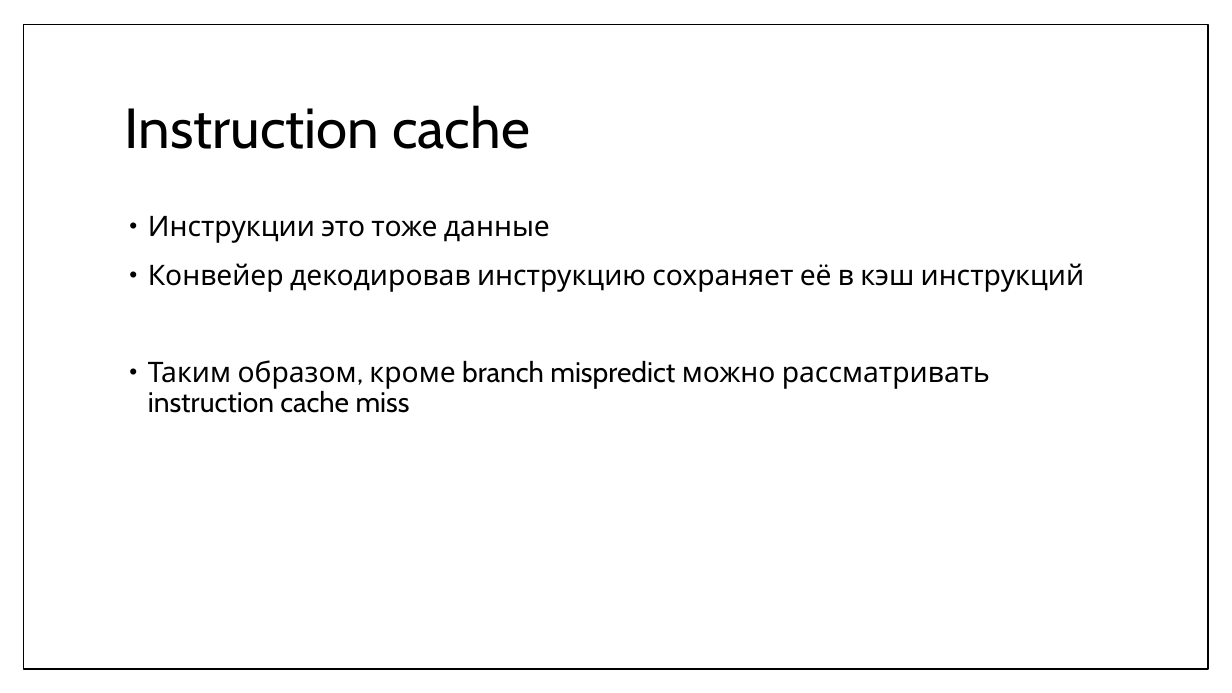
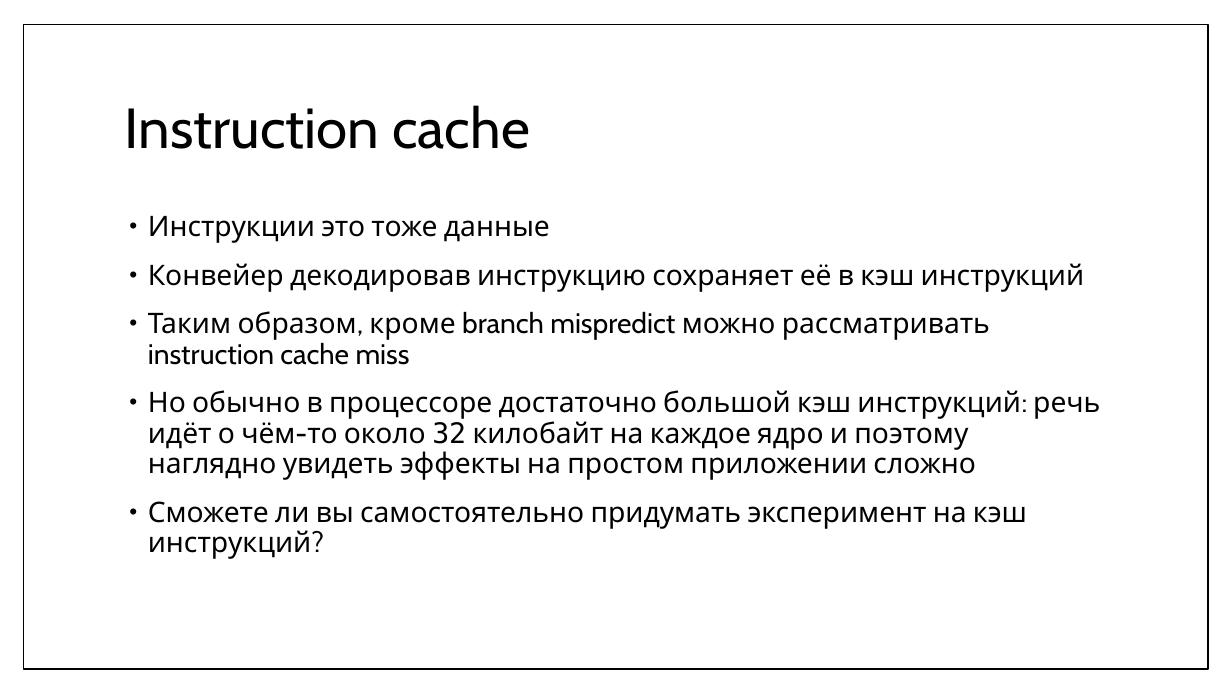
Before and after one commit to MIPT-ILab/cpp-lects-rus, a slide deck: slide 31 of other_lects/informatics/08-realworld.pptx (slide 24 before the commit). Drawn at 1232x693 pixels with LibreOffice and Linux fonts; fonts in the diff are those of the drawing. Boxes give left, top, right and bottom in pixels: in the first picture for what was removed or moved away, otherwise in the second. Text is boxed around its words. In the diff, an @@ line names an element or a change of style, - is before the commit and + after.

```diff
--- a/other_lects/informatics/08-realworld.pptx
+++ b/other_lects/informatics/08-realworld.pptx
@@ text at <box>148,390,1100,559</box>: paragraphs added @@
+• Но обычно в процессоре достаточно большой кэш инструкций: речь идёт о чём-то около 32 килобайт на каждое ядро и поэтому наглядно увидеть эффекты на простом приложении сложно
+• Сможете ли вы самостоятельно придумать эксперимент на кэш инструкций?
```
Also in this commit, not shown: 4 other slides changed, 7 slides added, 5 other files.
